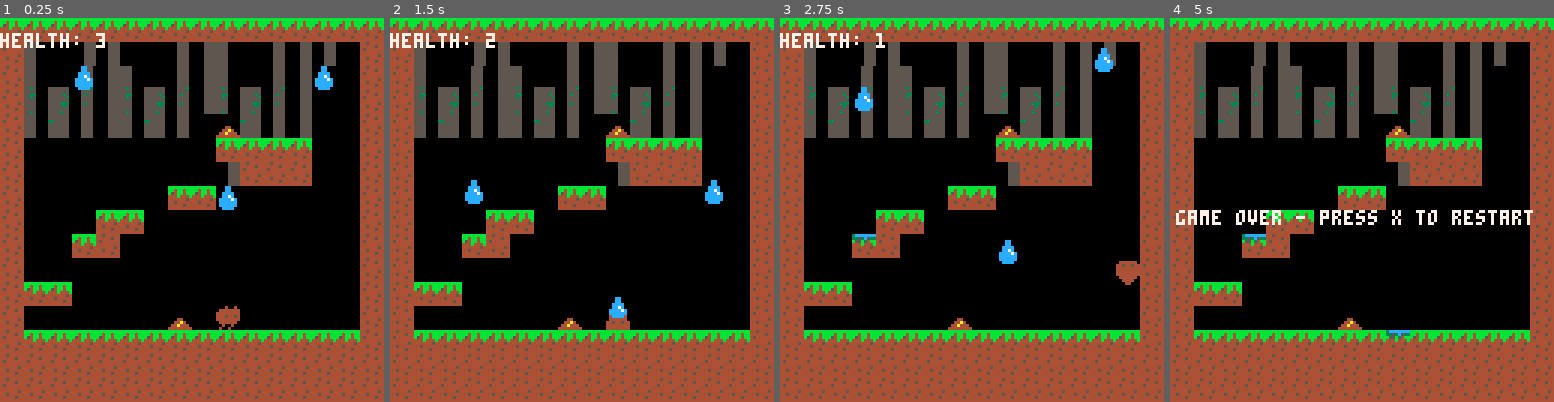
Above: before the commit, frames 1-4 (left to right).
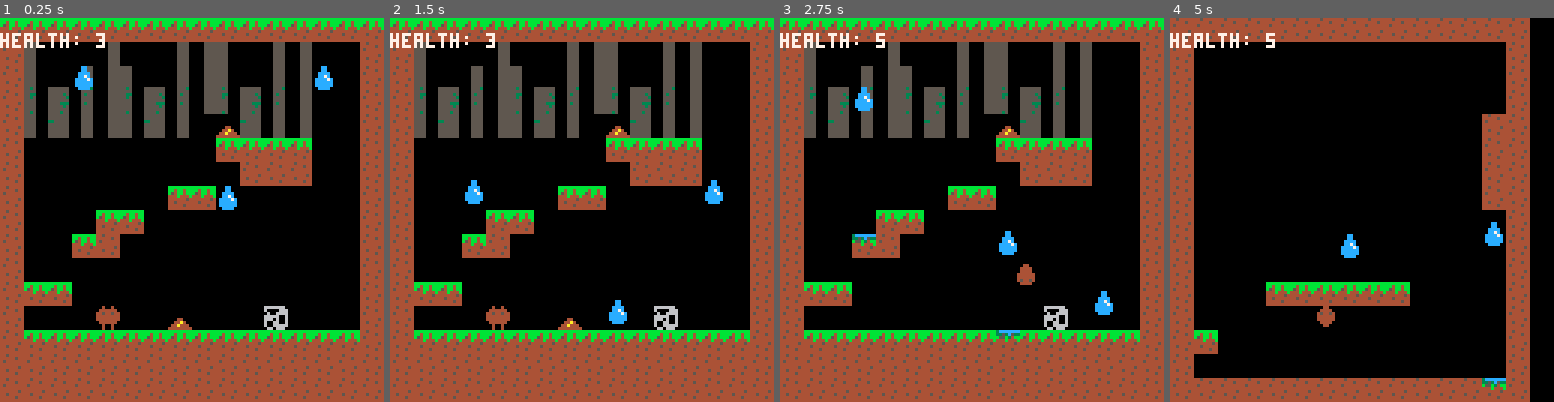
Above: after the commit, the same moments.

Repository: Mackain/ldjam45
Game: PICO-8 cartridge poopsim.p8
Same seed, same stepped clock (60 frames per second), same inputs: the game is played once before the commit and once after it.
Inputs:
- Up to frame 1 (0.25 s): no input
- Up to frame 2 (1.5 s): tap X (X key) at 0.33, 1.07 s
- Up to frame 3 (2.75 s): hold Right 1.6-2.1 s; tap X (X key) at 1.85 s; hold Up 2.15-2.42 s; hold Right from 2.47 s (still down)
- Up to frame 4 (5 s): tap X (X key) at 2.97, 4.08 s; release Right at 3.03 s; hold Left 3.08-3.58 s; hold Right 4.02-4.68 s; hold Up from 4.73 s (still down)

The runs differ from the first frame. In frame 1, 1.4% of the frame differs, in the area x 21-88%, y 6-82%; in frame 2, 1.4%; in frame 3, 2.2%; in frame 4, 44%, in the area x 0-100%, y 0-100%.

Commit message:
can initialize maps

Diff:
--- a/poopsim.p8
+++ b/poopsim.p8
@@ -8,7 +8,9 @@
     game_over = false
     music(0)
 
+    called_map = 0
     player = {}
+    drops = {}
     player.x = 72
     player.y = 72
     player.whitespace = 5
@@ -44,14 +46,14 @@
 
     offset = 8
     drop_sprite = 192
-    poop_sprite = 208
+    poop_sprite = 64
     wet_floor = 003
     dry_floor = 002
-    blank_sprite = 49
+    blank_sprite = 48
     drop_anim_speed = 3
     map_settings = {start_x = 0, start_y = 0, width = 16, height=16}
 
-    drops = initialize_drops()
+    initialize_map()
 end
 
 function restart_game()
@@ -86,27 +88,31 @@
     player.lower_left= {x=0,y=0}
     player.lower_right = {x=0,y=0}
 
-    drops = initialize_drops()
-end
-
-function initialize_drops()
-    drops = {}
+    drops = initialize_map()
+end
+
+function initialize_map()
     max_y = map_settings.start_y + map_settings.height
     max_x = map_settings.start_x + map_settings.width
-
+    drops = {}
+    called_map+=1
     for y=map_settings.start_y,max_y,1
     do
         for x=map_settings.start_x, max_x ,1
         do
             sprite = mget(x,y)
             if sprite == drop_sprite then
-                add(drops, create_drop(x*8,y*8))
-                mset(x,y,63)
+                add(drops, create_drop(x%16*8,y%16*8))
+                mset(x,y,blank_sprite)
             end
-        end
-    end
-
-    return drops
+            if sprite == poop_sprite then
+                player.x = x%16*8
+                player.y = y%16*8
+                player.gravity = 0
+                mset(x,y,blank_sprite)
+            end
+        end
+    end
 end
 
 function create_drop(x,y)
@@ -171,7 +177,26 @@
         move_drop(drop)
         end
     end
+
+    check_goal()
+    detect_player_health()
+
     animate_character()
+end
+
+function check_goal()
+    goal_hitbox = side_col(7)
+
+    for hitbox in all(goal_hitbox) do
+        if(hitbox > 0) then
+            load_new_map()
+        end
+    end
+end
+
+function load_new_map()
+    map_settings.start_x += map_settings.width
+    initialize_map()
 end
 
 function check_colision()
@@ -188,7 +213,7 @@
         if(player.is_jumping) then
             for ly = player.y, predicted_y,-1 do
                 for lx = player.x,player.x+player.width-1,1 do
-                    if (fget(mget((lx)/8,(ly)/8), 1) and first_y_col == -1) then
+                    if (fget(mget(((lx)/8)+map_settings.start_x,((ly)/8)+map_settings.start_y), 1) and first_y_col == -1) then
                         first_y_col = ly
                         break
                     end
@@ -202,7 +227,7 @@
         if(player.is_falling) then
             for ly = player.y,predicted_y,1 do
                 for lx = player.x,player.x+player.width-1,1 do
-                    if (fget(mget((lx)/8,(ly+player.height+player.whitespace-1)/8), 1) and first_y_col == -1) then
+                    if (fget(mget(((lx)/8)+map_settings.start_x,((ly+player.height+player.whitespace-1)/8)+map_settings.start_y), 1) and first_y_col == -1) then
                         first_y_col = ly-1
                         break
                     end
@@ -226,10 +251,10 @@
     player.upper_right = {x=player.x + player.width -1, y=player.y+player.whitespace}
     player.lower_left = {x=player.x, y=player.y+player.whitespace+player.height -1}
     player.lower_right = {x=player.x + player.width - 1, y=player.y+player.whitespace + player.height - 1}
-    player.upper_left_cell = mget(player.upper_left.x/8, player.upper_left.y/8)
-    player.upper_right_cell = mget(player.upper_right.x/8, player.upper_right.y/8)
-    player.lower_left_cell = mget(player.lower_right.x/8, player.lower_left.y/8)
-    player.lower_right_cell = mget(player.lower_left.x/8, player.lower_right.y/8)
+    player.upper_left_cell = mget((player.upper_left.x/8)+map_settings.start_x, (player.upper_left.y/8)+map_settings.start_y)
+    player.upper_right_cell = mget((player.upper_right.x/8)+map_settings.start_x, (player.upper_right.y/8)+map_settings.start_y)
+    player.lower_left_cell = mget((player.lower_right.x/8)+map_settings.start_x, (player.lower_left.y/8)+map_settings.start_y)
+    player.lower_right_cell = mget((player.lower_left.x/8)+map_settings.start_x, (player.lower_right.y/8)+map_settings.start_y)
 end
 
 function move_drop(drop)
@@ -239,13 +264,13 @@
 	if floor_collision or player_collision	then
 	    drop.breaking = 1
         if floor_collision then
-	        mset((drop.x+4)/8,(drop.y+offset)/8,wet_floor)
+	        mset(((drop.x+4)/8)+map_settings.start_x,((drop.y+offset)/8)+map_settings.start_y,wet_floor)
         end
 	end
 end
 
 function check_drop_collision_floor(drop)
-	return fget(mget((drop.x+4)/8,(drop.y+offset)/8), 1)
+	return fget(mget(((drop.x+4)/8)+map_settings.start_x,((drop.y+offset)/8)+map_settings.start_y), 1)
 end
 
 function check_drop_collision_player(drop)
@@ -279,28 +304,28 @@
 
         --bottom
     for i = 0,player.width-1,1 do
-        if (fget(mget(flr((player.x+i)/8),flr((player.y+player.height+player.whitespace)/8)), flag)) then
+        if (fget(mget(flr((player.x+i)/8)+map_settings.start_x,flr((player.y+player.height+player.whitespace)/8)+map_settings.start_y), flag)) then
             hitbox[1]+=1
         end
     end
 
     --right
     for i = 0,player.height-1,1 do
-        if (fget(mget(flr((player.x+player.width)/8),flr((player.y+player.whitespace+i)/8)), flag)) then
+        if (fget(mget(flr((player.x+player.width)/8)+map_settings.start_x,flr((player.y+player.whitespace+i)/8)+map_settings.start_y), flag)) then
             hitbox[2]+=1
         end
     end
 
     --top
     for i = 0,player.width-1,1 do
-        if (fget(mget(flr((player.x+i)/8),flr((player.y+player.whitespace)/8)), flag)) then
+        if (fget(mget(flr((player.x+i)/8)+map_settings.start_x,flr((player.y+player.whitespace)/8)+map_settings.start_y), flag)) then
             hitbox[3]+=1
         end
     end
 
     --left
     for i = 0,player.height-1,1 do
-        if (fget(mget(flr((player.x-1)/8),flr((player.y+player.whitespace+i)/8)), flag)) then
+        if (fget(mget(flr((player.x-1)/8)+map_settings.start_x,flr((player.y+player.whitespace+i)/8)+map_settings.start_y), flag)) then
             hitbox[4]+=1
         end
     end
@@ -315,10 +340,19 @@
     if game_over then print("game over - press x to restart",2,64,7)
     else
         detect_player_damage()
-        detect_player_health(player.corners)
+    detect_player_health()
         for drop in all(drops) do
             draw_drop(drop)
         end
+    -- print("HEALTH : " .. player.level,0,0,7)
+    -- print("MAP : " .. map_settings.start_x,0,5,7)
+    -- print("MAP : " .. map_settings.start_y,0,10,7)
+    -- print("PLAYER : " .. player.x .. "," .. player.y ,0,15,7)
+    -- if(next(drops) != nil) then
+    --     print("drops" .. drops[1].x, 0 ,20 , 7)
+    -- end
+    -- print("drops" .. called_map, 0 ,25 , 7)
+    -- print("BOX" .. player.hitbox[1] .. "-" .. player.hitbox[2] .. "-" .. player.hitbox[3] .. "-" .. player.hitbox[4])
         draw_player(player)
         print("health: " .. player.level,0,5,7)
     end
@@ -373,9 +407,9 @@
     player_floor_y= player.y+player.whitespace+player.height
 
     for player_floor_x = player.x,player.x+player.width-1,1 do
-        if (fget(mget((player_floor_x)/8,(player_floor_y)/8), 0) and not gets_damage) then
+        if (fget(mget(((player_floor_x)/8)+map_settings.start_x,((player_floor_y)/8)+map_settings.start_y), 0) and not gets_damage) then
             gets_damage=true
-            mset((player_floor_x)/8,(player_floor_y)/8,dry_floor)
+            mset(((player_floor_x)/8)+map_settings.start_x,((player_floor_y)/8)+map_settings.start_y,dry_floor)
             break
         end
     end
@@ -390,16 +424,16 @@
 function detect_player_health()
    if(fget(player.upper_right_cell, 2)) then
        level_up()
-       mset(player.upper_right.x/8,player.upper_right.y/8, blank_sprite)
+       mset((player.upper_right.x/8)+map_settings.start_x,(player.upper_right.y/8)+map_settings.start_y, blank_sprite)
    elseif (fget(player.upper_left_cell, 2)) then
        level_up()
-       mset(player.upper_left.x/8,player.upper_left.y/8, blank_sprite)
+       mset((player.upper_left.x/8)+map_settings.start_x,(player.upper_left.y/8)+map_settings.start_y, blank_sprite)
     elseif (fget(player.lower_left_cell, 2)) then
        level_up()
-       mset(player.lower_left.x/8,player.lower_left.y/8, blank_sprite)
+       mset((player.lower_left.x/8)+map_settings.start_x,(player.lower_left.y/8)+map_settings.start_y, blank_sprite)
     elseif (fget(player.lower_right_cell, 2)) then
        level_up()
-       mset(player.lower_right.x/8,player.lower_right.y/8, blank_sprite)
+       mset((player.lower_right.x/8)+map_settings.start_x,(player.lower_right.y/8)+map_settings.start_y, blank_sprite)
     end
 end
 
@@ -811,25 +845,25 @@
 
 
 __gff__
-0000020302000000000000000000000000000000000000000000000000000000000000000000000000000000000000000000000000000000000000000000000000000000000000000000000000000000000000000000000000000000000000000000000000000000000000000000000000000000000000000000000000000000
+0080020302000000000000000000000000000000000000000000000000000000000000000000000000000000000000000000000000000000000000000000000000000000000000000000000000000000000000000000000000000000000000000000000000000000000000000000000000000000000000000000000000000000
 0000000000000000000000000000000000000000000000000000000000000000000000000000000000000000000000000000000000000000000000000000000001000000000000000000000000000000040404000000000000000000000000000000000000000000000000000000000000000000000000000000000000000000
 __map__
-0202020202020202020202020202020200000000000000000000000000000000000000000000000000000000000000000000000000000000000000000000000000000000000000000000000000000000000000000000000000000000000000000000000000000000000000000000000000000000000000000000000000000000
-040c0dc00f050d0e0f0c0d0e0fc0000400000000000000000000000000000000000000000000000000000000000000000000000000000000000000000000000000000000000000000000000000000000000000000000000000000000000000000000000000000000000000000000000000000000000000000000000000000000
-041c1d1e1f1c1d1e1f1c1d1e1f00000400000000000000000000000000000000000000000000000000000000000000000000000000000000000000000000000000000000000000000000000000000000000000000000000000000000000000000000000000000000000000000000000000000000000000000000000000000000
-042c2d2e2f2c2d2e2f2c2d2e2f00000400000000000000000000000000000000000000000000000000000000000000000000000000000000000000000000000000000000000000000000000000000000000000000000000000000000000000000000000000000000000000000000000000000000000000000000000000000000
-043c3d3e3f3c3d3efed03d3e3f00000400000000000000000000000000000000000000000000000000000000000000000000000000000000000000000000000000000000000000000000000000000000000000000000000000000000000000000000000000000000000000000000000000000000000000000000000000000000
-0400000000000000000202020200000400000000000000000000000000000000000000000000000000000000000000000000000000000000000000000000000000000000000000000000000000000000000000000000000000000000000000000000000000000000000000000000000000000000000000000000000000000000
-040808080808080808c004040408000400000000000000000000000000000000000000000000000000000000000000000000000000000000000000000000000000000000000000000000000000000000000000000000000000000000000000000000000000000000000000000000000000000000000000000000000000000000
-0408080808080802020808080808000416161616160000000000000000000000000000000000000000000000000000000000000000000000000000000000000000000000000000000000000000000000000000000000000000000000000000000000000000000000000000000000000000000000000000000000000000000000
-0400002602020000000000000000000400000000000000000000000000000000000000000000000000000000000000000000000000000000000000000000000000000000000000000000000000000000000000000000000000000000000000000000000000000000000000000000000000000000000000000000000000000000
-0400000204000000000000000000000400000000000000000000000000000000000000000000000000000000000000000000000000000000000000000000000000000000000000000000000000000000000000000000000000000000000000000000000000000000000000000000000000000000000000000000000000000000
-0400000000000000000000000000000400000000000000000000000000000000000000000000000000000000000000000000000000000000000000000000000000000000000000000000000000000000000000000000000000000000000000000000000000000000000000000000000000000000000000000000000000000000
-0402020000000000000000000000000400000000000000000000000000000000000000000000000000000000000000000000000000000000000000000000000000000000000000000000000000000000000000000000000000000000000000000000000000000000000000000000000000000000000000000000000000000000
-04070707070707d0070707070707070400000000000000000000000000000000000000000000000000000000000000000000000000000000000000000000000000000000000000000000000000000000000000000000000000000000000000000000000000000000000000000000000000000000000000000000000000000000
-0402020202020202020202020202020400000000000000000000000000000000000000000000000000000000000000000000000000000000000000000000000000000000000000000000000000000000000000000000000000000000000000000000000000000000000000000000000000000000000000000000000000000000
-0404040404040404040404040404040400000000000000000000000000000000000000000000000000000000000000000000000000000000000000000000000000000000000000000000000000000000000000000000000000000000000000000000000000000000000000000000000000000000000000000000000000000000
-0404040404040404040404040404040400000000000000000000000000000000000000000000000000000000000000000000000000000000000000000000000000000000000000000000000000000000000000000000000000000000000000000000000000000000000000000000000000000000000000000000000000000000
+0202020202020202020202020202020204040404040404040404040404040400000000000000000000000000000000000000000000000000000000000000000000000000000000000000000000000000000000000000000000000000000000000000000000000000000000000000000000000000000000000000000000000000
+040c0dc00f050d0e0f0c0d0e0fc0000404000000000000c00000000000000400000000000000000000000000000000000000000000000000000000000000000000000000000000000000000000000000000000000000000000000000000000000000000000000000000000000000000000000000000000000000000000000000
+041c1d1e1f1c1d1e1f1c1d1e1f00000404000000000000000000000000000400000000000000000000000000000000000000000000000000000000000000000000000000000000000000000000000000000000000000000000000000000000000000000000000000000000000000000000000000000000000000000000000000
+042c2d2e2f2c2d2e2f2c2d2e2f00000404000000000000000000000000000400000000000000000000000000000000000000000000000000000000000000000000000000000000000000000000000000000000000000000000000000000000000000000000000000000000000000000000000000000000000000000000000000
+043c3d3e3f3c3d3efed03d3e3f00000404000000000000000000000000040400000000000000000000000000000000000000000000000000000000000000000000000000000000000000000000000000000000000000000000000000000000000000000000000000000000000000000000000000000000000000000000000000
+0400000000000000000202020200000404000000000000000000000000040400000000000000000000000000000000000000000000000000000000000000000000000000000000000000000000000000000000000000000000000000000000000000000000000000000000000000000000000000000000000000000000000000
+040808080808080808c004040408000404000000000000000000000000040400000000000000000000000000000000000000000000000000000000000000000000000000000000000000000000000000000000000000000000000000000000000000000000000000000000000000000000000000000000000000000000000000
+0408080808080802020808080808000404161616160000000000000000040400000000000000000000000000000000000000000000000000000000000000000000000000000000000000000000000000000000000000000000000000000000000000000000000000000000000000000000000000000000000000000000000000
+0400002602020000000000000000000404000000000000000000000000c00400000000000000000000000000000000000000000000000000000000000000000000000000000000000000000000000000000000000000000000000000000000000000000000000000000000000000000000000000000000000000000000000000
+0400000204000000000000000000000404000000000000000000000000000400000000000000000000000000000000000000000000000000000000000000000000000000000000000000000000000000000000000000000000000000000000000000000000000000000000000000000000000000000000000000000000000000
+0400000000000000000000000000000404000000000000000000000000000400000000000000000000000000000000000000000000000000000000000000000000000000000000000000000000000000000000000000000000000000000000000000000000000000000000000000000000000000000000000000000000000000
+0402020000000000000000000000000404000000020202020202000000000400000000000000000000000000000000000000000000000000000000000000000000000000000000000000000000000000000000000000000000000000000000000000000000000000000000000000000000000000000000000000000000000000
+04070707400707d0070707010707070404000000000000000000000000000400000000000000000000000000000000000000000000000000000000000000000000000000000000000000000000000000000000000000000000000000000000000000000000000000000000000000000000000000000000000000000000000000
+0402020202020202020202020202020404020016000000000000000000000400000000000000000000000000000000000000000000000000000000000000000000000000000000000000000000000000000000000000000000000000000000000000000000000000000000000000000000000000000000000000000000000000
+0404040404040404040404040404040404000040000000000000000000000400000000000000000000000000000000000000000000000000000000000000000000000000000000000000000000000000000000000000000000000000000000000000000000000000000000000000000000000000000000000000000000000000
+0404040404040404040404040404040404040404040404040404040404040400000000000000000000000000000000000000000000000000000000000000000000000000000000000000000000000000000000000000000000000000000000000000000000000000000000000000000000000000000000000000000000000000
 0000000000000000161616000000000000000000000000000000000000000000000000000000000000000000000000000000000000000000000000000000000000000000000000000000000000000000000000000000000000000000000000000000000000000000000000000000000000000000000000000000000000000000
 0000000000001616161600161616000000000000000000000000000000000000000000000000000000000000000000000000000000000000000000000000000000000000000000000000000000000000000000000000000000000000000000000000000000000000000000000000000000000000000000000000000000000000
 1616161616161616161616161616000000000000000000000000000000000000000000000000000000000000000000000000000000000000000000000000000000000000000000000000000000000000000000000000000000000000000000000000000000000000000000000000000000000000000000000000000000000000
